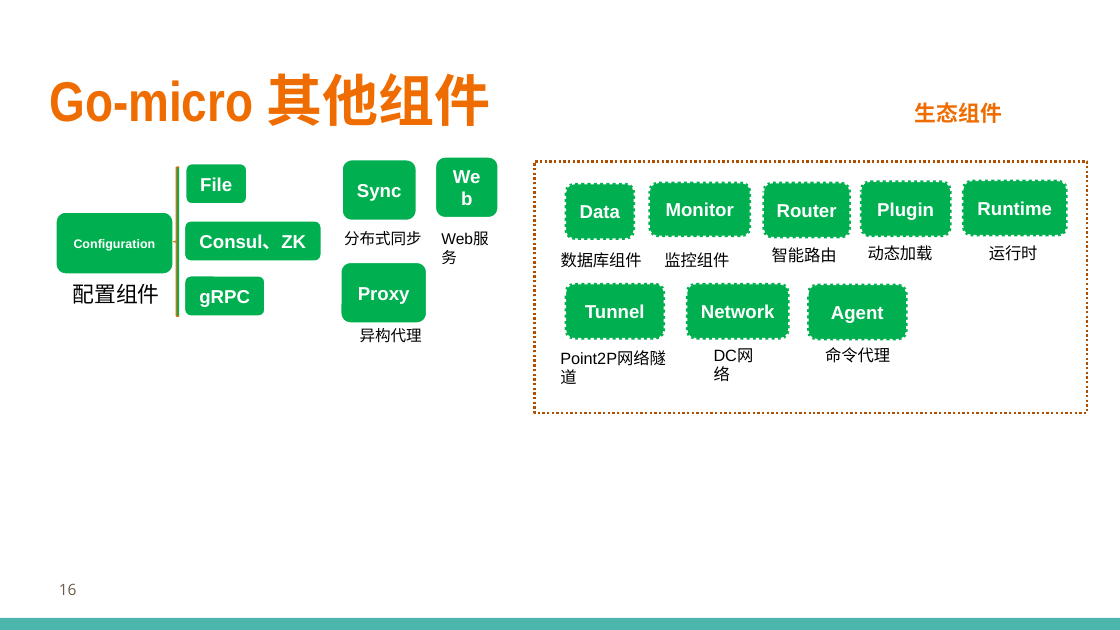
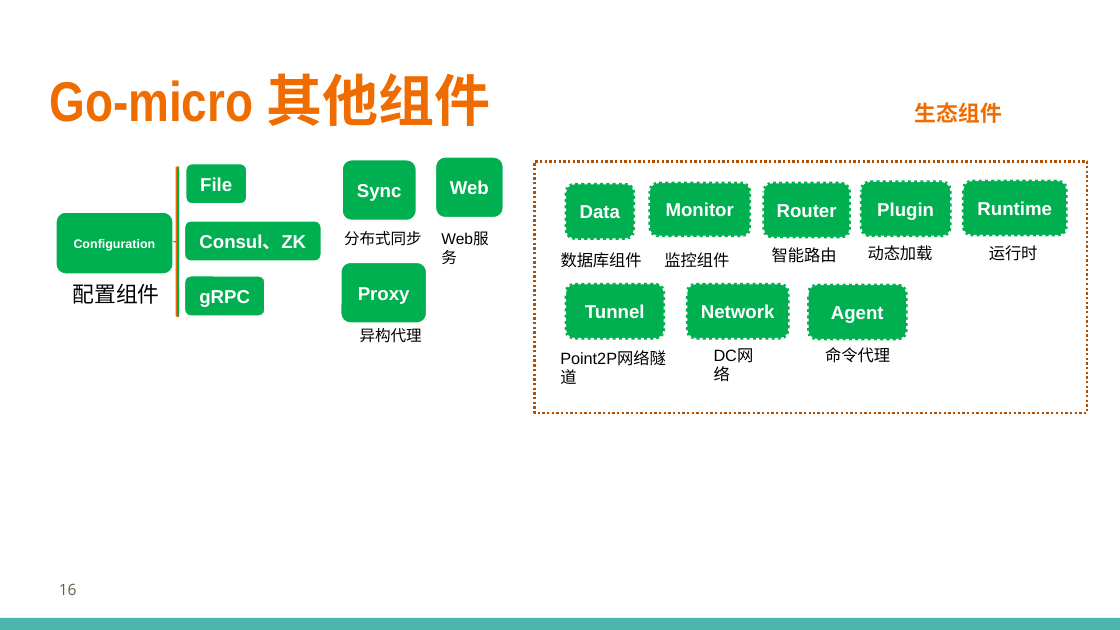
Before and after one commit to printfcoder/stack-rpc-tutorials, a slide deck: slide 16 of others/share/learning-go/【第一期】Go-Micro框架设计.pptx. Drawn at 1120x630 pixels with LibreOffice and Linux fonts; fonts in the diff are those of the drawing; background and template pictures are left out. Boxes give left, top, right and bottom in pixels: in the first picture for what was removed or moved away, otherwise in the second. Text is boxed around its words. In the diff, an @@ line names an element or a change of style, - is before the commit and + after.

```diff
--- a/others/share/learning-go/【第一期】Go-Micro框架设计.pptx
+++ b/others/share/learning-go/【第一期】Go-Micro框架设计.pptx
@@ rounded rectangle "Web": place and size @@
-rounded rectangle "Web" at box(435, 156, 498, 218)
+rounded rectangle "Web" at box(435, 156, 504, 218)
```
Also in this commit, not shown: 1 other slide changed, 1 other file.
